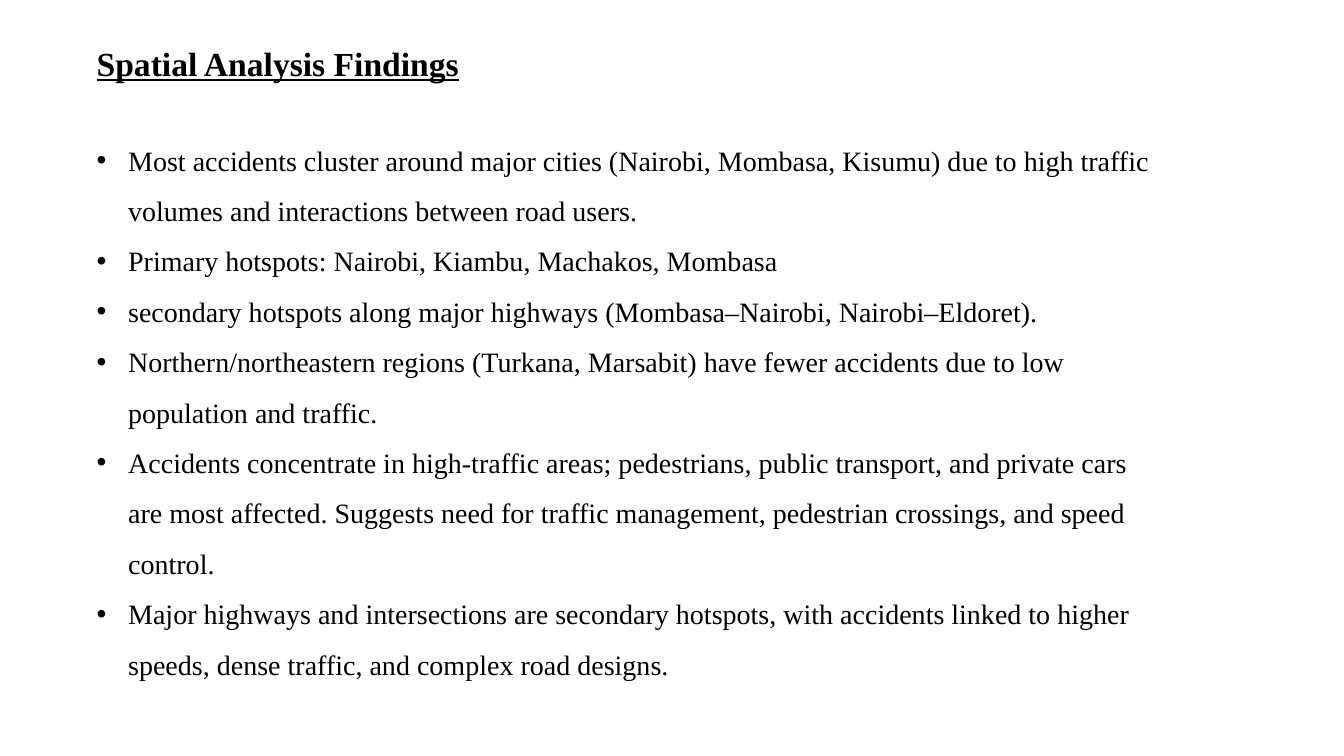
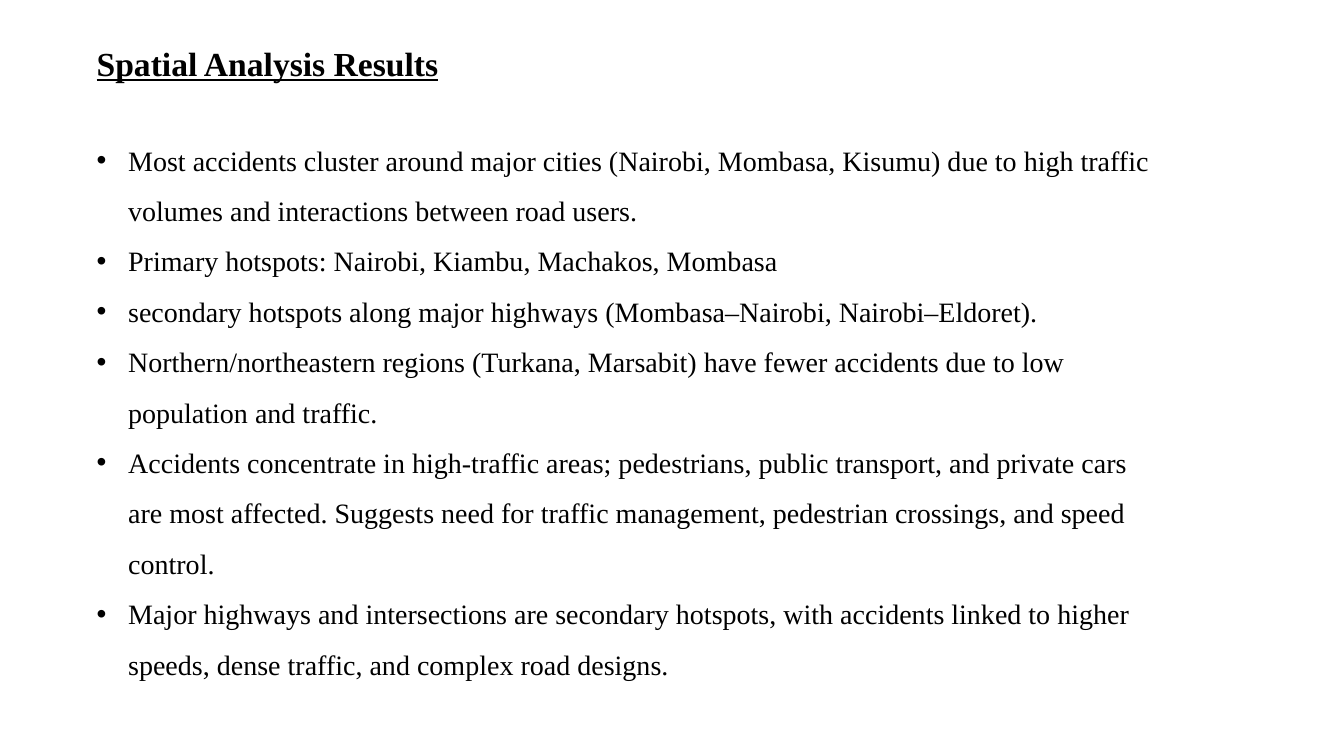
Before and after one commit to lornakendi/road_accidents_proj, a slide deck: slide 15 of report_n_presentation/Spatio-Temporal Analysis of Road Traffic Crashes in Kenya.pptx. Drawn at 1344x756 pixels with LibreOffice and Linux fonts; fonts in the diff are those of the drawing. Boxes give left, top, right and bottom in pixels: in the first picture for what was removed or moved away, otherwise in the second. Text is boxed around its words. In the diff, an @@ line names an element or a change of style, - is before the commit and + after.

```diff
--- a/report_n_presentation/Spatio-Temporal Analysis of Road Traffic Crashes in Kenya.pptx
+++ b/report_n_presentation/Spatio-Temporal Analysis of Road Traffic Crashes in Kenya.pptx
@@ text at (97, 52, 439, 83): text changed @@
-Spatial Analysis Findings
+Spatial Analysis Results
```
Also in this commit, not shown: 6 other slides changed, 1 slide added, 1 other file.
